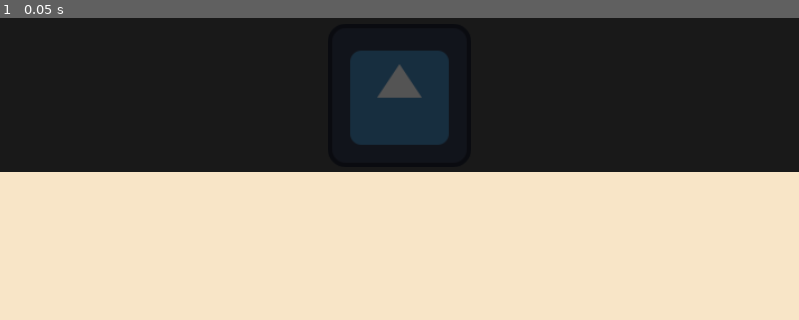
Above: before the commit, frame 1.
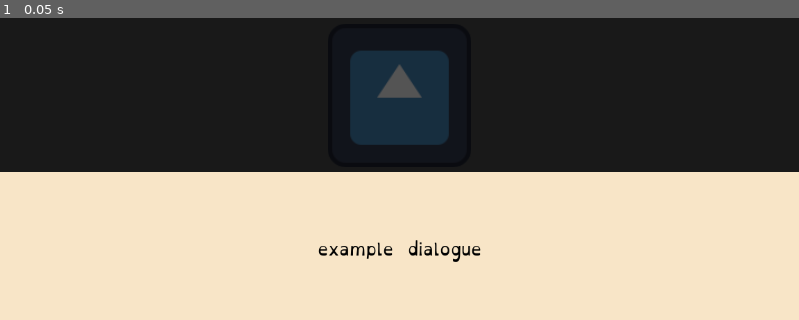
Above: after the commit, the same moment.

Repository: fletchmakes/ppjjgg-2024
Game: Godot game, scene res://scenes/main.tscn
The game is run twice, just before and just after one commit, with the same random seed, the same clock (stepped at 60 frames per second) and the same inputs. The engine's default icon, where the game draws it, is replaced by a stand-in: a white triangle on a blue panel in a dark square.
Inputs:
- Up to frame 1 (0.05 s): no input

The runs differ from the first frame. In frame 1, 0.4% of the frame differs, in the area x 39-61%, y 73-81%.

Commit message:
creation of text label

Diff:
--- a/scenes/main.tscn
+++ b/scenes/main.tscn
@@ -1,6 +1,8 @@
-[gd_scene load_steps=2 format=3 uid="uid://ckhmm36sa88xv"]
+[gd_scene load_steps=4 format=3 uid="uid://ckhmm36sa88xv"]
 
 [ext_resource type="Texture2D" uid="uid://crwdc36s2xtnn" path="res://icon.svg" id="1_6eu03"]
+[ext_resource type="Theme" uid="uid://d3xosdr8aarps" path="res://themes/base_theme.tres" id="2_jnc8c"]
+[ext_resource type="Script" path="res://scripts/DialogueLayer.gd" id="2_uga1u"]
 
 [node name="Main" type="Node3D"]
 
@@ -12,8 +14,18 @@
 fov = 88.6602
 
 [node name="DialogueLayer" type="CanvasLayer" parent="."]
+script = ExtResource("2_uga1u")
 
-[node name="BlurBackground" type="ColorRect" parent="DialogueLayer"]
+[node name="DialogueUI" type="Control" parent="DialogueLayer"]
+layout_mode = 3
+anchors_preset = 15
+anchor_right = 1.0
+anchor_bottom = 1.0
+grow_horizontal = 2
+grow_vertical = 2
+
+[node name="BlurBackground" type="ColorRect" parent="DialogueLayer/DialogueUI"]
+layout_mode = 1
 anchors_preset = 15
 anchor_right = 1.0
 anchor_bottom = 1.0
@@ -21,7 +33,8 @@
 grow_vertical = 2
 color = Color(0, 0, 0, 0.670588)
 
-[node name="MarginContainer" type="MarginContainer" parent="DialogueLayer"]
+[node name="MarginContainer" type="MarginContainer" parent="DialogueLayer/DialogueUI"]
+layout_mode = 1
 anchors_preset = 15
 anchor_right = 1.0
 anchor_bottom = 1.0
@@ -29,6 +42,22 @@
 grow_vertical = 2
 theme_override_constants/margin_top = 435
 
-[node name="DialogueBackground" type="ColorRect" parent="DialogueLayer/MarginContainer"]
+[node name="DialogueBackground" type="ColorRect" parent="DialogueLayer/DialogueUI/MarginContainer"]
 layout_mode = 2
 color = Color(0.970317, 0.899298, 0.778755, 1)
+
+[node name="CenterContainer" type="CenterContainer" parent="DialogueLayer/DialogueUI/MarginContainer/DialogueBackground"]
+layout_mode = 1
+anchors_preset = 15
+anchor_right = 1.0
+anchor_bottom = 1.0
+grow_horizontal = 2
+grow_vertical = 2
+
+[node name="RichTextLabel" type="RichTextLabel" parent="DialogueLayer/DialogueUI/MarginContainer/DialogueBackground/CenterContainer"]
+layout_mode = 2
+theme = ExtResource("2_jnc8c")
+theme_override_colors/default_color = Color(0, 0, 0, 1)
+text = "example dialogue"
+fit_content = true
+autowrap_mode = 0
--- /dev/null
+++ b/scripts/DialogueLayer.gd
@@ -0,0 +1,10 @@
+extends CanvasLayer
+
+func _ready():
+	DialogueManager.DIALOGUE_LAYER = self;
+
+func hide_dialogue_ui():
+	pass;
+
+func show_dialogue_ui():
+	pass;
--- a/scripts/DialogueManager.gd
+++ b/scripts/DialogueManager.gd
@@ -2,6 +2,8 @@
 
 var current_passage: PackedInt32Array = [];
 var cursor: int = 0;
+
+var DIALOGUE_LAYER: CanvasLayer = null;
 
 func OpenDialogueAndPauseGame(text_indices: PackedInt32Array):
 	current_passage = text_indices;
--- /dev/null
+++ b/themes/base_theme.tres
@@ -0,0 +1,7 @@
+[gd_resource type="Theme" load_steps=2 format=3 uid="uid://d3xosdr8aarps"]
+
+[ext_resource type="FontFile" uid="uid://cdtdfytbdpop1" path="res://fonts/OpenDyslexic3-Regular.ttf" id="1_qyj70"]
+
+[resource]
+default_font = ExtResource("1_qyj70")
+default_font_size = 24
